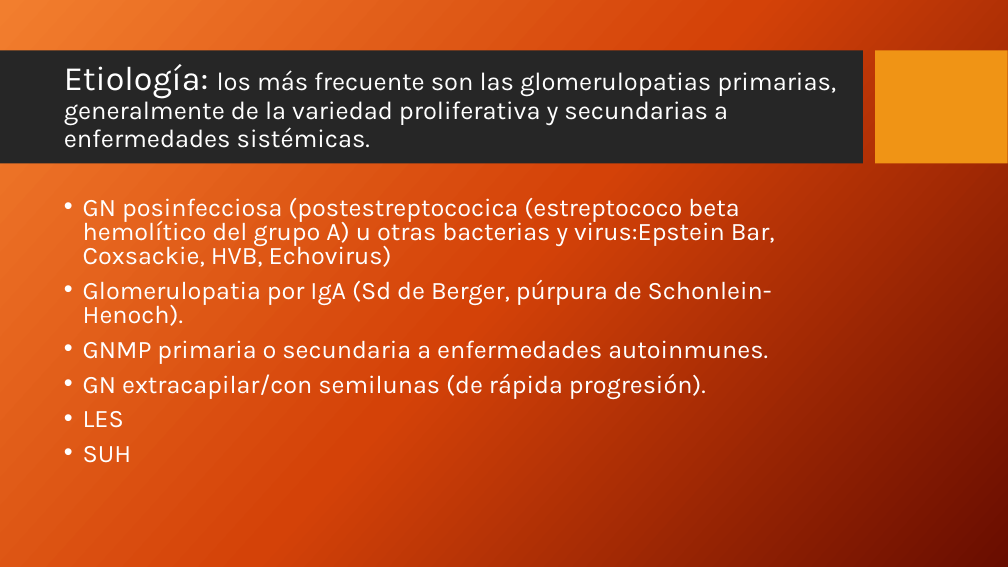
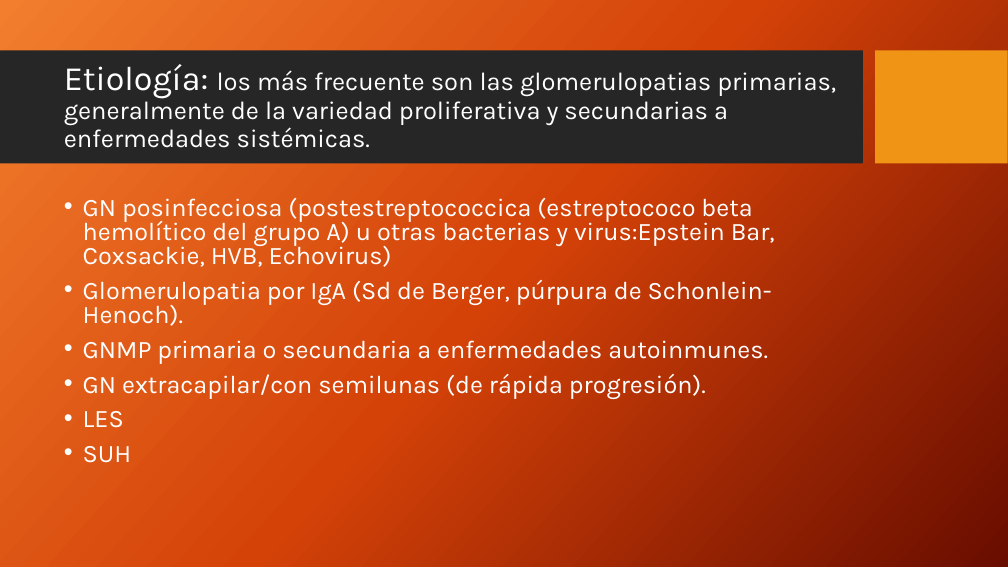
Before and after one commit to RamaSenin/pruebaVinclacion, a slide deck: slide 3 of Sindrome nefritico.pptx. Drawn at 1008x567 pixels with LibreOffice and Linux fonts; fonts in the diff are those of the drawing; background and template pictures are left out. Boxes give left, top, right and bottom in pixels: in the first picture for what was removed or moved away, otherwise in the second. Text is boxed around its words. In the diff, an @@ line names an element or a change of style, - is before the commit and + after.

```diff
--- a/Sindrome nefritico.pptx
+++ b/Sindrome nefritico.pptx
@@ text at bbox=[83, 198, 775, 267]: text changed @@
-• GN posinfecciosa (postestreptococica (estreptococo beta hemolítico del grupo A) u otras bacterias y virus:Epstein Bar, Coxsackie, HVB, Echovirus)
+• GN posinfecciosa (postestreptococcica (estreptococo beta hemolítico del grupo A) u otras bacterias y virus:Epstein Bar, Coxsackie, HVB, Echovirus)
```
Also in this commit, not shown: 3 other slides changed.
